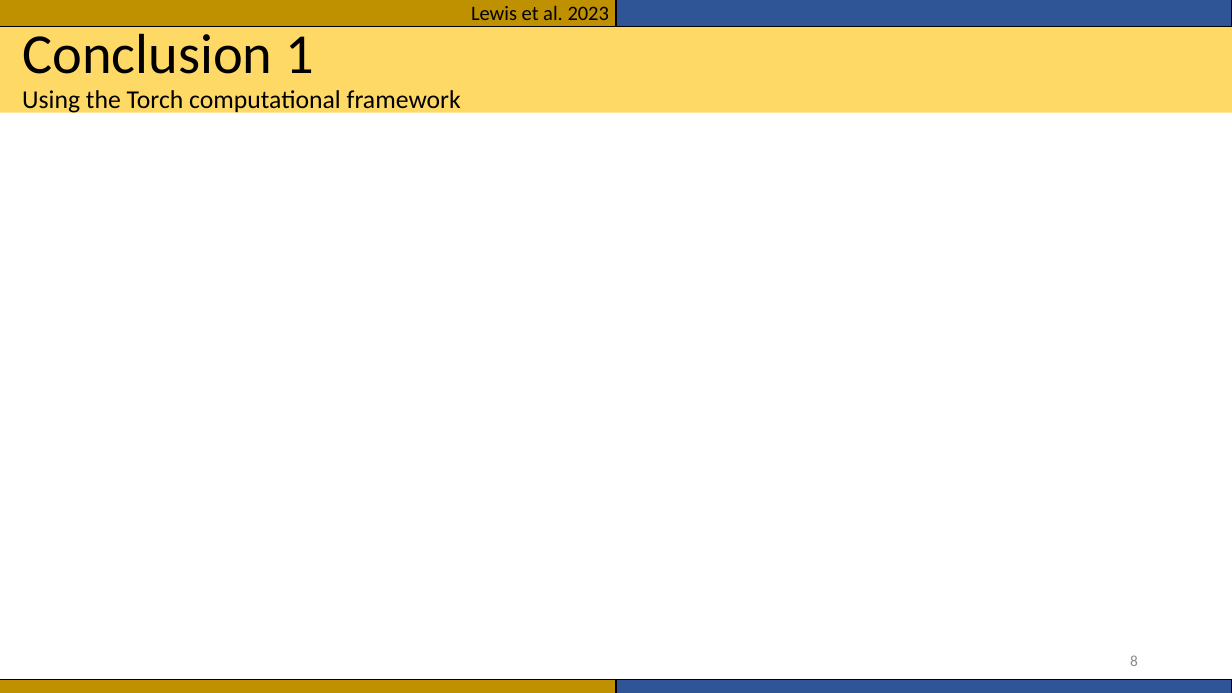
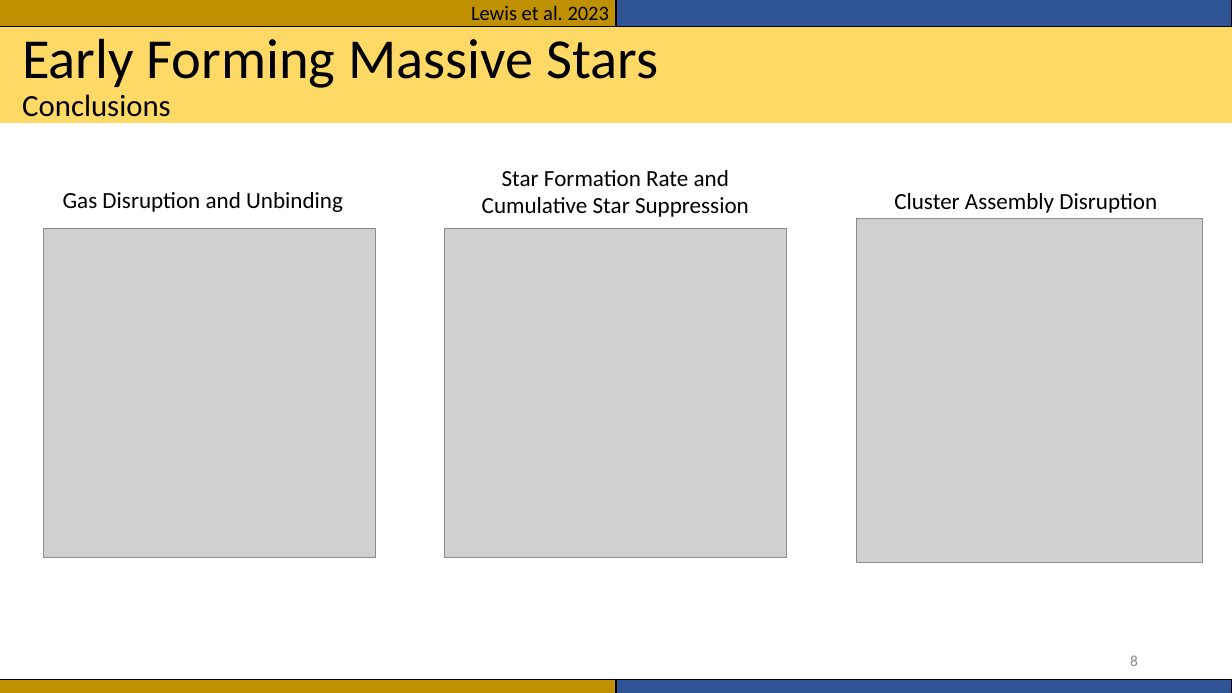
Before and after one commit to seanlabean/presentations, a slide deck: slide 8 of 2022Clusters/Presentation1.pptx. Drawn at 1232x693 pixels with LibreOffice and Linux fonts; fonts in the diff are those of the drawing; grey boxes stand for pictures. Boxes give left, top, right and bottom in pixels: in the first picture for what was removed or moved away, otherwise in the second. Text is boxed around its words. In the diff, an @@ line names an element or a change of style, - is before the commit and + after.

```diff
--- a/2022Clusters/Presentation1.pptx
+++ b/2022Clusters/Presentation1.pptx
@@ rectangle: place and size @@
-rectangle at [0,27,1232,113]
+rectangle at [0,27,1232,123]
@@ title at [22,38,658,125]: text changed; size 20 to 44 pt @@
-Conclusion 1
-Using the Torch computational framework
+Early Forming Massive Stars
+Conclusions
@@ text added at [482,170,749,217], 18 pt, text #000000 @@
+Star Formation Rate and Cumulative Star Suppression
@@ text added at [63,192,343,212], 18 pt, text #000000 @@
+Gas Disruption and Unbinding
@@ text added at [894,193,1157,213], 18 pt, text #000000 @@
+Cluster Assembly Disruption
@@ picture added at [43,228,375,558] @@
@@ picture added at [445,228,787,558] @@
@@ picture added at [857,218,1202,562] @@
```
Also in this commit, not shown: 2 other slides changed.
